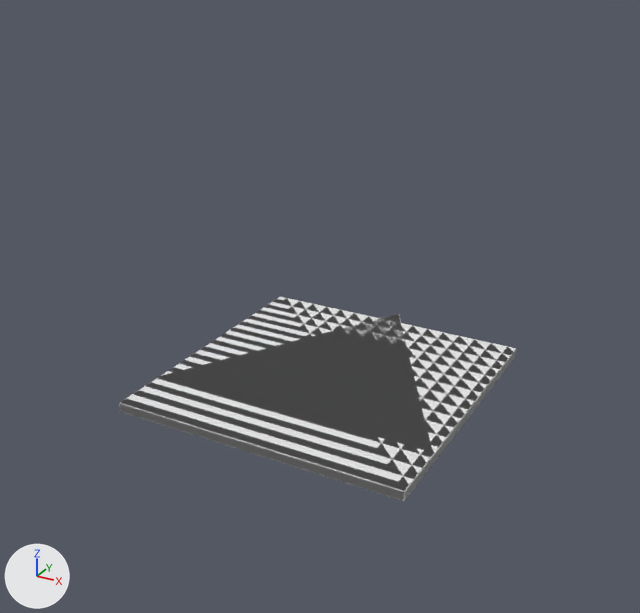
A saved change to the Blender file models-source/0.5 - Blockouts/Building/BuildingParts.blend.
The view is the same before and after, from a 50 mm camera at (3.8, -7.11, 4.38) aimed at (-0.28, 0.31, 0.67). Every picture has the same lights, and +X, +Y and +Z are marked at lower left.

Objects in the first picture: 'SquareFoundation', 'TriangleFloor'.
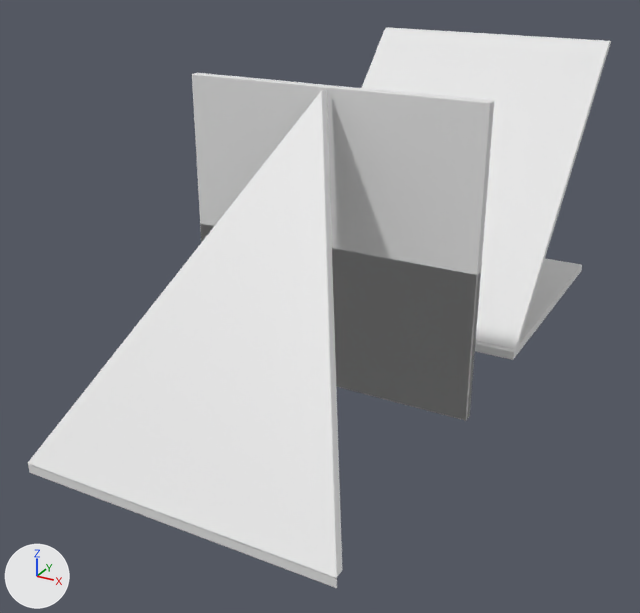
Commit message: ramps fixed

What differs and where, as boxes [x1, y1, x2, y2] in the pictures (640 x 613 px):
'TriangleRamp', added
    after: [28, 89, 342, 578]
'Wall', added
    after: [192, 73, 494, 420]
'SquareFoundation', moved
    before: [119, 297, 517, 501]
    after: [475, 258, 582, 360]
'SquareRamp', added
    after: [362, 27, 611, 349]
'TriangleFloor', deleted
    before: [162, 314, 433, 453]
'HalfWall', added
    after: [200, 225, 481, 421]
'TriangleFoundation', moved (not visible before)
    after: [28, 464, 337, 588]

What changed in the scene script:
```text
Add me_cube_010:
    me_cube_010.from_pydata([(0.0, 1.01, 3.0), (1.5, -1.5, 0.1), (0.0, 1.11, 3.0), (1.5, -1.4, 0.1), (-1.5, -1.5, 0.1), (-1.5, -1.4, 0.1)], [], [(5, 4, 0, 2), (5, 3, 1, 4), (0, 1, 3, 2), (1, 0, 4), (2, 3, 5)])
Add me_cube_009:
    me_cube_009.from_pydata([(-1.5, -1.5, 0.1), (-1.5, 1.4, 3.0), (-1.5, -1.4, 0.1), (-1.5, 1.5, 3.0), (1.5, -1.5, 0.1), (1.5, 1.4, 3.0), (1.5, -1.4, 0.1), (1.5, 1.5, 3.0)], [], [(0, 1, 3, 2), (2, 3, 7, 6), (6, 7, 5, 4), (4, 5, 1, 0), (2, 6, 4, 0), (7, 3, 1, 5)])
Change ob_squarefoundation:
    ob_squarefoundation.location: (0.0, 0.0, 0.0) -> (0.0, 2.89, 0.0)
Change ob_trianglefoundation:
    ob_trianglefoundation.location: (0.0, 0.0, 0.0) -> (0.0, -1.81, 0.0)
Remove ob_trianglefloor:
    ob_trianglefloor = bpy.data.objects.new('TriangleFloor', me_cube_011)
    ob_trianglefloor.location = (0.0, 0.0, 0.0)
    _m = ob_trianglefloor.modifiers.new('Bevel', 'BEVEL')
    _m.width = 0.01
    _m.width_pct = 0.01
    _m.segments = 2
    _m.harden_normals = True
Add ob_triangleramp:
    ob_triangleramp = bpy.data.objects.new('TriangleRamp', me_cube_010)
    ob_triangleramp.location = (0.0, -1.19, 0.0)
    _m = ob_triangleramp.modifiers.new('Bevel', 'BEVEL')
    _m.width = 0.01
    _m.width_pct = 0.01
    _m.segments = 2
    _m.harden_normals = True
Add ob_squareramp:
    ob_squareramp = bpy.data.objects.new('SquareRamp', me_cube_009)
    ob_squareramp.location = (0.0, 2.95, 0.0)
    _m = ob_squareramp.modifiers.new('Bevel', 'BEVEL')
    _m.width = 0.01
    _m.width_pct = 0.01
    _m.segments = 2
    _m.harden_normals = True
Add ob_halfwall:
    ob_halfwall = bpy.data.objects.new('HalfWall', me_cube_004.copy())  # the mesh of ob_halfwall
    ob_halfwall.location = (0.0, 0.0, 0.0)
    _m = ob_halfwall.modifiers.new('Bevel', 'BEVEL')
    _m.width = 0.01
    _m.width_pct = 0.01
    _m.segments = 2
    _m.harden_normals = True
Add ob_wall:
    ob_wall = bpy.data.objects.new('Wall', me_cube.copy())  # the mesh of ob_wall
    ob_wall.location = (0.0, 0.0, 0.0)
    _m = ob_wall.modifiers.new('Bevel', 'BEVEL')
    _m.width = 0.01
    _m.width_pct = 0.01
    _m.segments = 2
    _m.harden_normals = True
```
